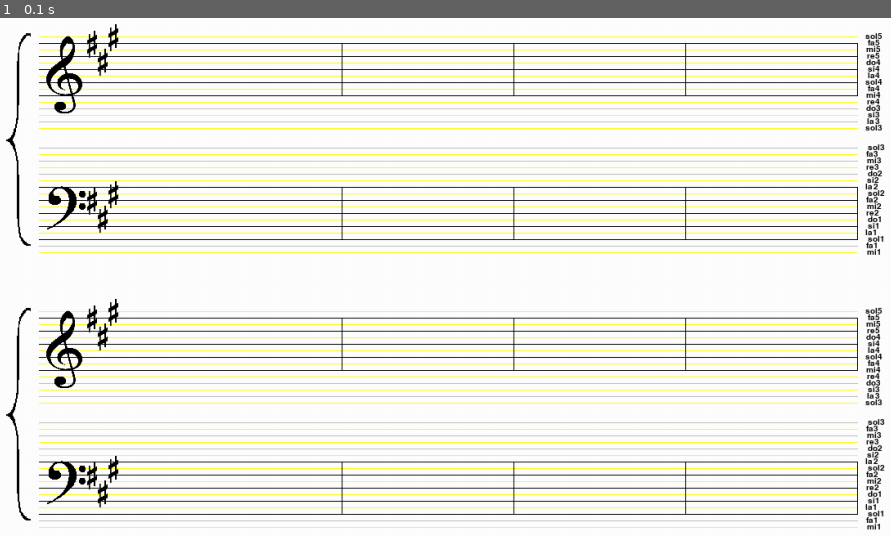
Above: before the commit, frame 1.
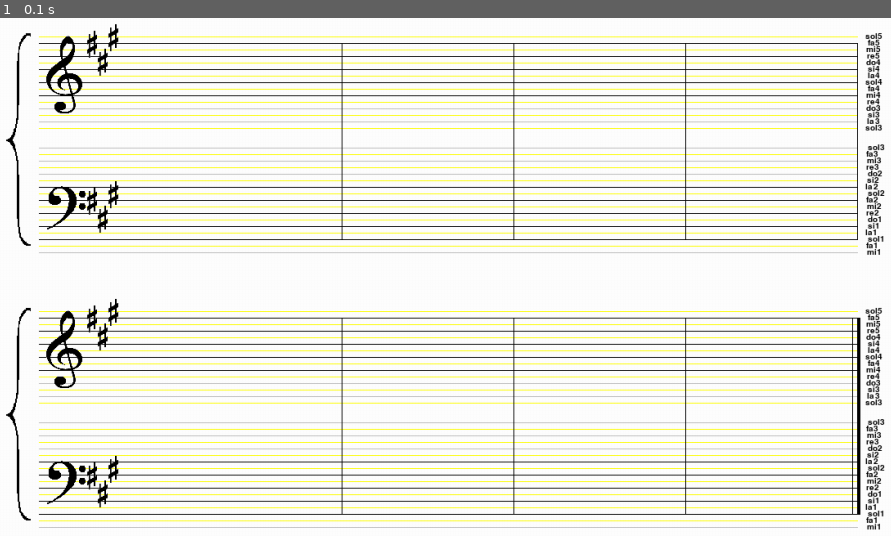
Above: after the commit, the same moment.

Repository: rbanuelos/armonizador
Game: pygame game, started from test-graficos/Main.py
Same seed, same stepped clock (60 frames per second), same inputs: the game is played once before the commit and once after it. The source is Python 2; it was converted automatically to run under Python 3.
Inputs:
- Up to frame 1 (0.1 s): no input

The runs differ from the first frame. In frame 1, 1.7% of the frame differs, in the area x 4-97%, y 15-99%.

Commit message:
se agrego algunos cambios sobre la parte grafica

Diff:
--- a/test-graficos/Main.py
+++ b/test-graficos/Main.py
@@ -173,7 +173,7 @@
 			self.lineas.append(rect)
 
 		for i in range (35,37) :
-			if i%2 != 0 :
+			if i%2 == 0 :
 				rect = self.draw_line(50, 50 + space * i, Color.GRAY)
 			else :
 				rect = self.draw_line(50, 50 + space * i, Color.YELLOW)
@@ -223,7 +223,7 @@
 			self.lineas.append(rect)
 
 		for i in range (77,79) :
-			if i%2 != 0 :
+			if i%2 == 0 :
 				rect = self.draw_line(50, 50 + space * i, Color.GRAY)
 			else :
 				rect = self.draw_line(50, 50 + space * i, Color.YELLOW)
@@ -360,24 +360,20 @@
 		desp_y = 176
 
 		for i in range(4) :
-
-			dibujar.vline(self.screen, pos_x + i*210, pos_y, pos_y+tam, \
-															Color.BLACK )
-			dibujar.vline(self.screen, pos_x + i*210, pos_y + desp_y, pos_y  \
+			dibujar.vline(self.screen, pos_x + i*210, pos_y, pos_y  \
 											+ desp_y + tam, Color.BLACK )
 
 		pos_y = 418
+		for i in range(3) :
+			dibujar.vline(self.screen, pos_x + i*210, pos_y, pos_y  \
+											+ desp_y + tam, Color.BLACK )
+
+		#rayas finales
+		dibujar.vline(self.screen, pos_x + 3*208, pos_y, pos_y  \
+											+ desp_y + tam, Color.BLACK )
+
 		for i in range(4) :
-			dibujar.vline(self.screen, pos_x + i*210, pos_y, pos_y+tam, \
-															Color.BLACK )
-			dibujar.vline(self.screen, pos_x + i*210, pos_y + desp_y, pos_y  \
-											+ desp_y + tam, Color.BLACK )
-
-
-		#raya final
-		dibujar.vline(self.screen, pos_x + 3*210, pos_y, pos_y+tam, \
-															Color.BLACK )
-		dibujar.vline(self.screen, pos_x + 3*210, pos_y + desp_y, pos_y  \
+			dibujar.vline(self.screen, pos_x + 3*210+i, pos_y, pos_y  \
 											+ desp_y + tam, Color.BLACK )
 
 	def draw_cursor( self ) :
